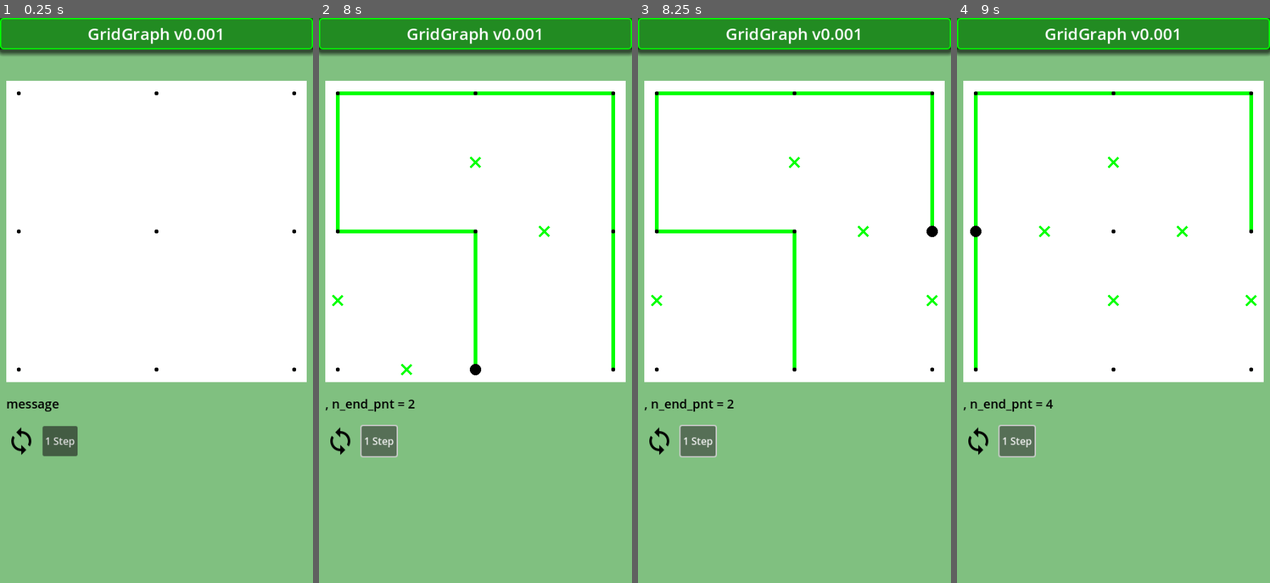
Above: before the commit, frames 1-4 (left to right).
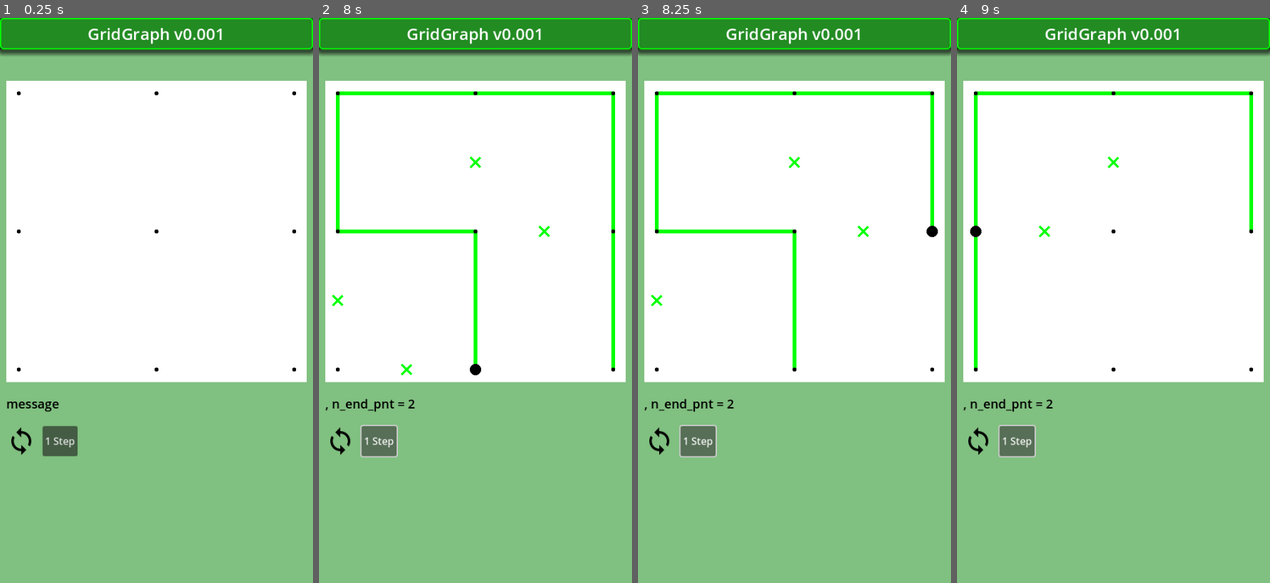
Above: after the commit, the same moments.

Repository: vivisuke/GridGraph
Game: Godot game, scene res://main.tscn
Same seed, same stepped clock (60 frames per second), same inputs: the game is played once before the commit and once after it.
Inputs (mouse positions are in pixels of both pictures, inside the frame that each line leads up to):
- Up to frame 1 (0.25 s): no input
- Up to frame 2 (8 s): click "1 Step" at 0.5 s; click (340, 441) at 1.25 s; click (340, 441) at 2 s; click (340, 441) at 2.75 s; click "1 Step" at 3.5 s; click "1 Step" at 4.25 s; tap Enter at 5, 6.5 s; tap Space at 5.75, 7.25 s
- Up to frame 3 (8.25 s): tap Enter at 8 s
- Up to frame 4 (9 s): tap Space at 8.75 s

Frames 1-2 are identical in both runs. In frame 3, less than 0.1% of the frame differs, in the area x 92-96%, y 49-51%; in frame 4, 0.1%, in the area x 28-96%, y 36-70%.

Commit message:
0034 ◎ C 03/22 03/23 0.001  │問題│右下まで探索したとき、バックしない

Diff:
--- a/GridGraph/scripts/Board.gd
+++ b/GridGraph/scripts/Board.gd
@@ -216,7 +216,7 @@
 			if sy > N_VERT:
 				fwd = false
 				sy -= 1
-				sx = N_HORZ + 1
+				sx = N_HORZ
 	if !fwd:		# バックトラッキング中
 		sx -= 1
 		if sx < 0:
@@ -275,8 +275,11 @@
 				else:
 					pass
 					#fwd = false
-			elif v_link[ix] == LINKED:
-				make_v_unlink(ix)
+			else:
+				if h_link[ix] == UNLINKED:
+					unmake_h_unlink(ix)
+				if v_link[ix] == LINKED:
+					unmake_v_link(ix)
 	elif ul_degree[ix] == 2:			# 上・左 両方接続済みの場合
 		if fwd:
 			make_h_unlink(ix)
Not shown, changed: GridGraph.spr
